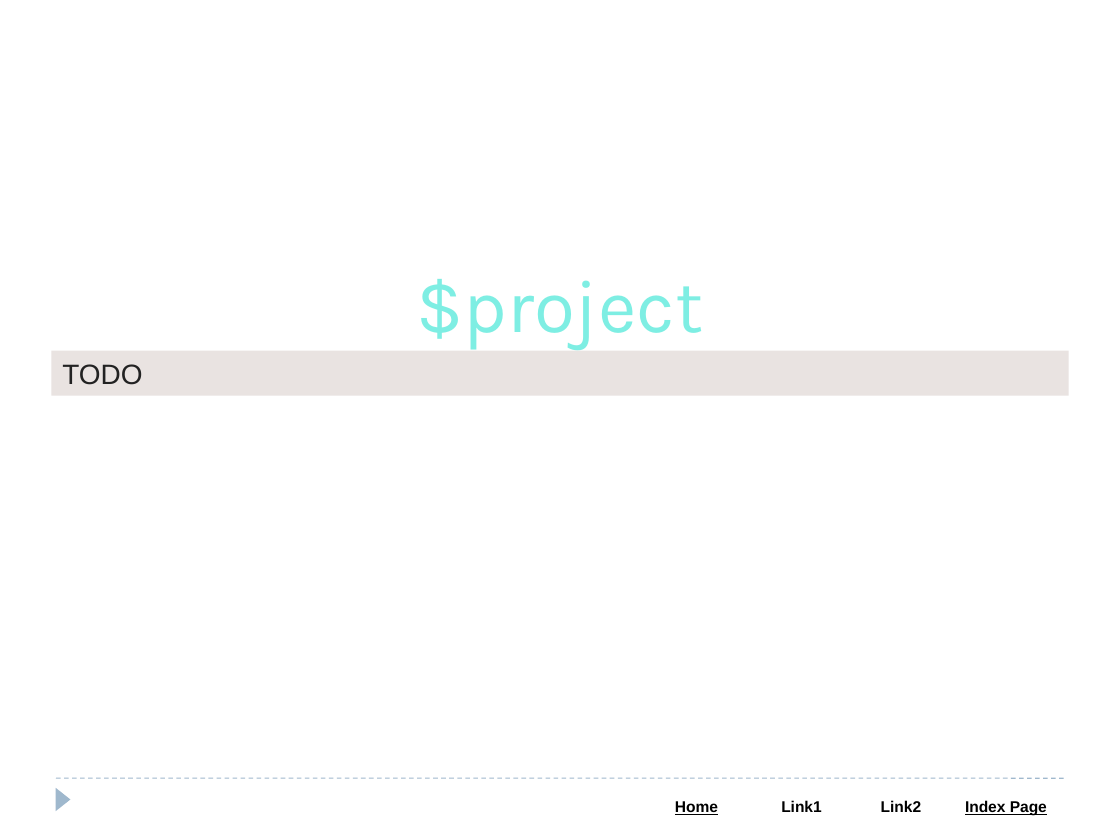
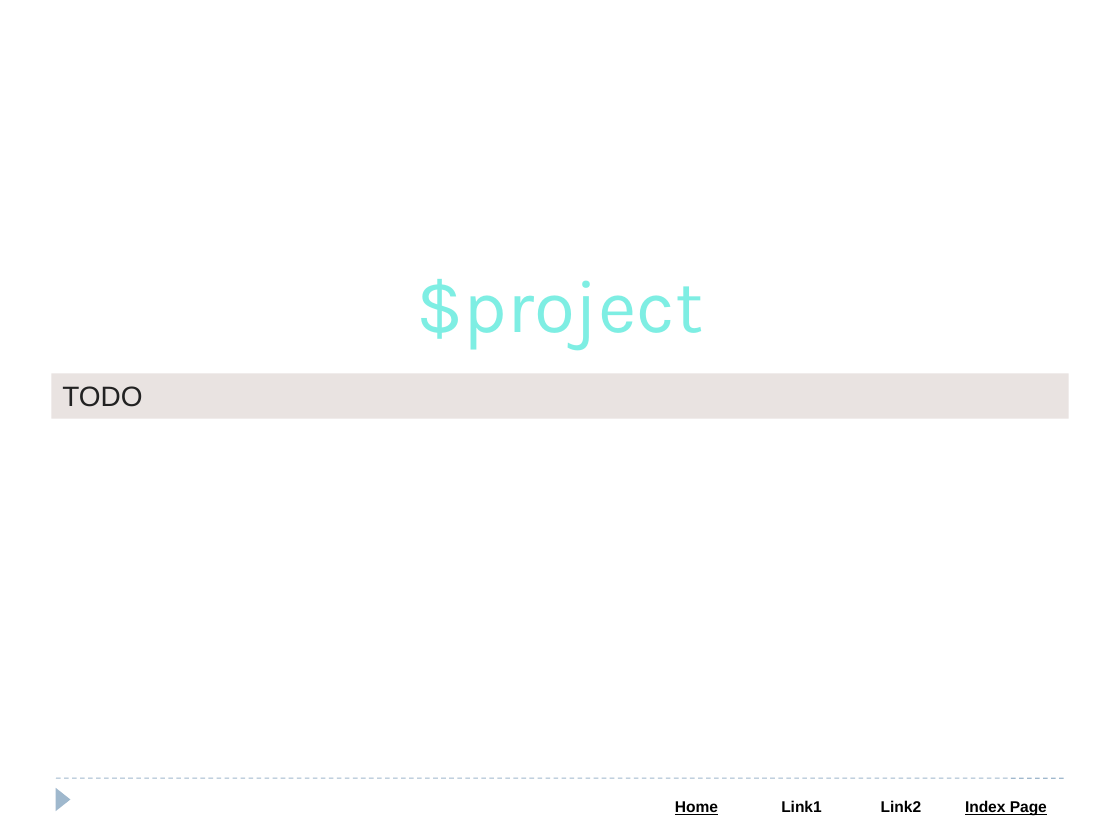
Before and after one commit to Saleel-Bagde/PPT-s, a slide deck: slide 95 of MongoDB PPT.pptx (slide 93 before the commit). Drawn at 1120x840 pixels with LibreOffice and Linux fonts; fonts in the diff are those of the drawing. Boxes give left, top, right and bottom in pixels: in the first picture for what was removed or moved away, otherwise in the second. Text is boxed around its words. In the diff, an @@ line names an element or a change of style, - is before the commit and + after.

```diff
--- a/MongoDB PPT.pptx
+++ b/MongoDB PPT.pptx
@@ rectangle "TODO": place and size @@
-rectangle "TODO" at (52, 351, 1068, 395)
+rectangle "TODO" at (52, 373, 1068, 418)
```
Also in this commit, not shown: 6 other slides changed, 2 slides added.
